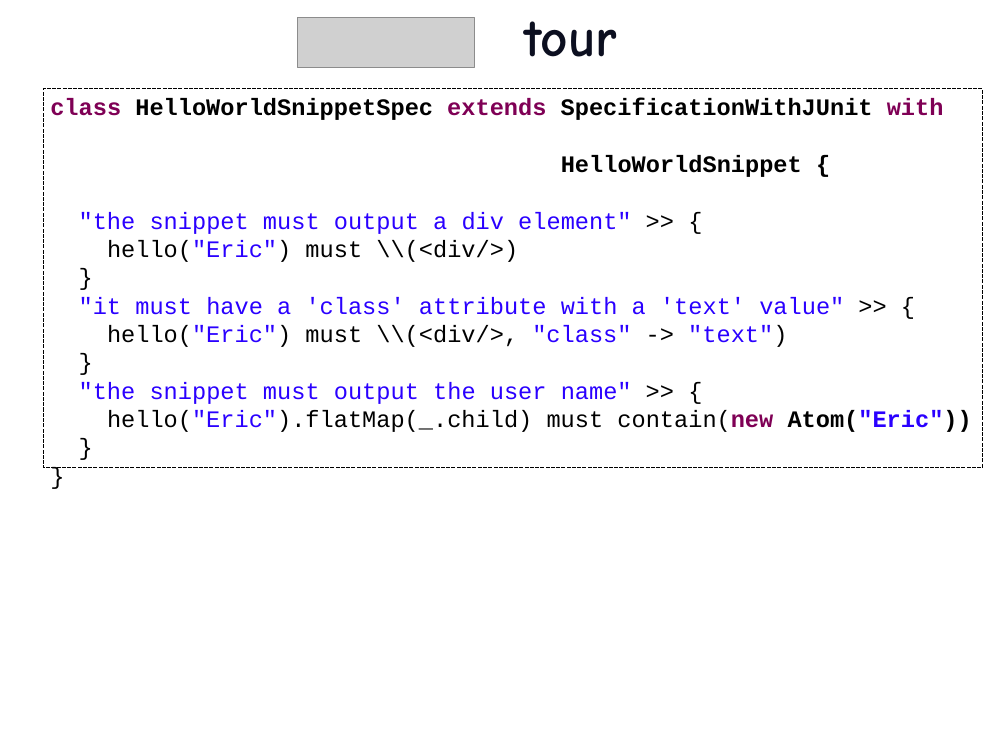
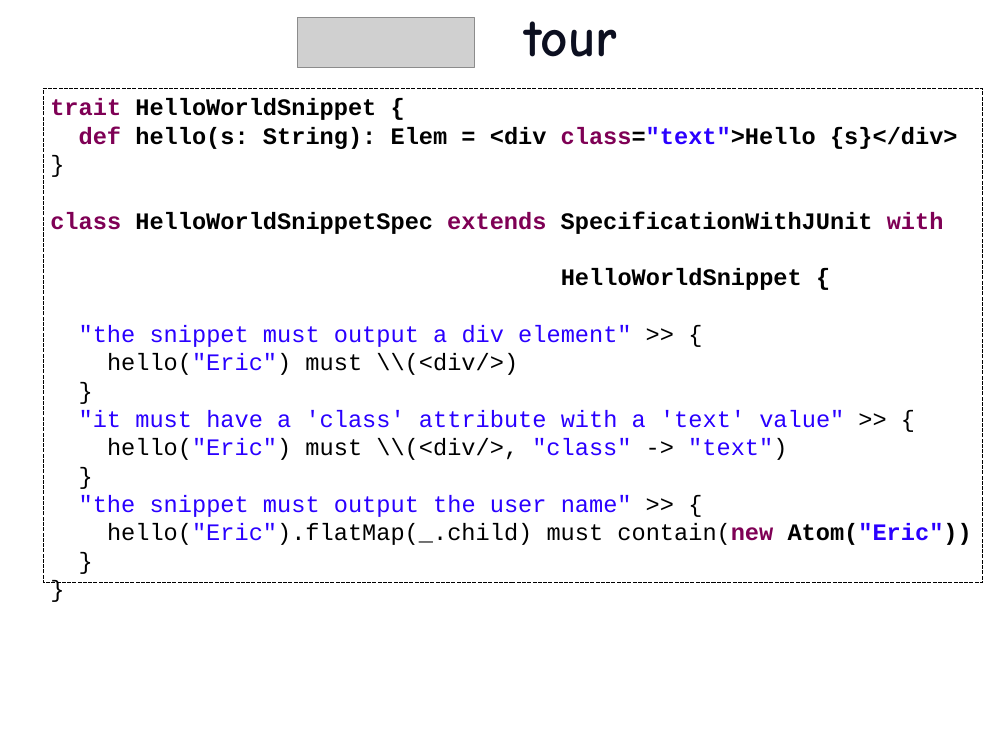
Before and after one commit to etorreborre/oscon-2010, a slide deck: slide 11 of src/main/resources/oscon_2010_specs.pptx. Drawn at 1008x756 pixels with LibreOffice and Linux fonts; fonts in the diff are those of the drawing; grey boxes stand for pictures; background and template pictures are left out. Boxes give left, top, right and bottom in pixels: in the first picture for what was removed or moved away, otherwise in the second. Text is boxed around its words. In the diff, an @@ line names an element or a change of style, - is before the commit and + after.

```diff
--- a/src/main/resources/oscon_2010_specs.pptx
+++ b/src/main/resources/oscon_2010_specs.pptx
@@ rectangle "trait HelloWorldSnippet {": place and size @@
-rectangle "trait HelloWorldSnippet {" at (43,89,982,468)
+rectangle "trait HelloWorldSnippet {" at (43,89,982,583)
@@ text in rectangle at (50,98,958,149): paragraphs added @@
+trait HelloWorldSnippet {
+def hello(s: String): Elem = <div class="text">Hello {s}</div>
+}
```
Also in this commit, not shown: 2 slides added, 1 other file.
